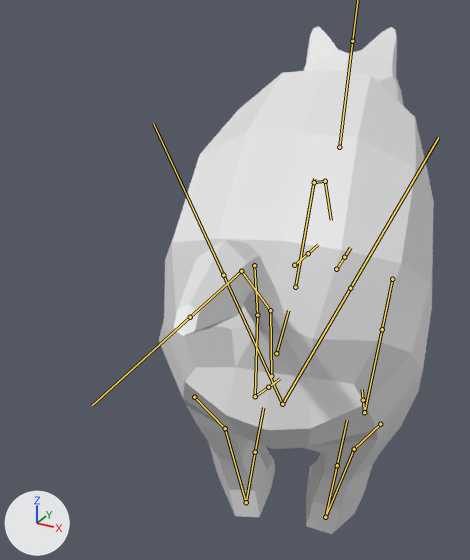
Two versions of the FBX model Assets/Models/Millie.fbx, one commit apart.
Rendered twice from a camera (50 mm lens) standing at (0.97, -2.32, 2.17) and looking at (-0.4, 0.16, 0.93). Arrows for +X, +Y and +Z are at lower left; the lights stay in place. Both versions are drawn at frame 1 of the action 'metarig|MillieAction'; the numbers are the values there. The bones that bend it are drawn over the model as lines.

The first picture shows 'Millie'.
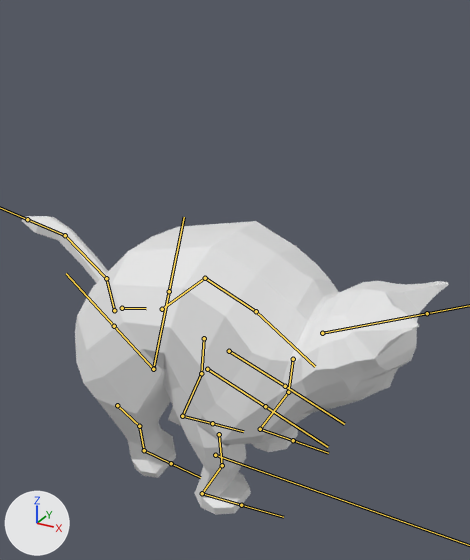
Location of each change, [x1, y1, x2, y2] in pixels of the pictures (470 x 560 px):
'Millie', posed (55% wider, 41% shorter): before [159, 26, 434, 534]; after [22, 216, 449, 514]
bone 'spine.004', root to tip: before (276, 353) to (288, 310); after (122, 308) to (146, 308)
bone 'spine.005', root to tip: before (295, 287) to (314, 178); after (162, 309) to (207, 276)
bone 'spine.006', root to tip: before (314, 182) to (325, 181); after (205, 278) to (256, 311)
bone 'spine.007', root to tip: before (325, 181) to (331, 220); after (256, 311) to (315, 366)
bone 'front_shin.L', root to tip: before (254, 265) to (257, 315); after (293, 359) to (288, 392)
bone 'front_toe.L', root to tip: before (255, 396) to (268, 387); after (260, 429) to (293, 440)
bone 'front_shin.R', root to tip: before (392, 279) to (382, 329); after (219, 434) to (222, 465)
bone 'front_toe.R', root to tip: before (364, 412) to (363, 400); after (202, 493) to (241, 505)
bone 'spine.009', root to tip: before (339, 147) to (352, 41); after (322, 333) to (427, 313)
bone 'breast.L', root to tip: before (294, 265) to (308, 253); after (229, 351) to (285, 386)
bone 'breast.R', root to tip: before (336, 269) to (344, 257); after (207, 369) to (265, 406)
bone 'pelvis.L', root to tip: before (282, 404) to (223, 275); after (153, 368) to (169, 291)
bone 'pelvis.R', root to tip: before (282, 404) to (350, 288); after (153, 369) to (114, 326)
bone 'shin.L', root to tip: before (194, 397) to (225, 428); after (204, 338) to (201, 373)
bone 'shin.R', root to tip: before (380, 424) to (354, 449); after (117, 405) to (139, 426)

The edits, one by one:
Bone 'spine.004' (bone_spine_004) moves from (-0.564, 1.467, -0.26) to (0.002, 0.433, 0.386).
Bone 'spine.004' (bone_spine_004) turns from (-8, -14, -107) to (-28, 0, 0) degrees about its own x, y and z.
Bone 'spine.004' (bone_spine_004) is rescaled from (1.0, 1.0, 1.0) to (1.0, 0.68, 0.66).
Bone 'spine.005' (bone_spine_005) turns from (-15, 0, 0) to (-18, 0, 0) degrees about its own x, y and z.
Bone 'spine.006' (bone_spine_006) turns from (61, 0, 0) to (73, 0, 0) degrees about its own x, y and z.
Bone 'spine.007' (bone_spine_007) turns from (49, 0, 0) to (37, 0, 0) degrees about its own x, y and z.
Bone 'front_shin.L' (bone_front_shin_l) moves from (-0.01, -0.232, -0.17) to (-0.017, -0.068, -0.209).
Bone 'front_shin.L' (bone_front_shin_l) turns from (-49, 7, 5) to (-50, 7, 5) degrees about its own x, y and z.
Bone 'front_toe.L' (bone_front_toe_l) turns from (0, 0, 0) to (20, 2, -1) degrees about its own x, y and z.
Bone 'front_shin.R' (bone_front_shin_r) moves from (0.01, -0.232, -0.17) to (0.017, -0.068, -0.209).
Bone 'front_shin.R' (bone_front_shin_r) turns from (-49, -7, -5) to (-50, -7, -5) degrees about its own x, y and z.
Bone 'front_toe.R' (bone_front_toe_r) turns from (0, 0, 0) to (20, -2, 1) degrees about its own x, y and z.
Bone 'spine.009' (bone_spine_009) moves from (0.0, 0.155, -0.389) to (-0.004, -0.032, -0.282).
Bone 'spine.009' (bone_spine_009) turns from (-58, 0, 0) to (-26, -1, 0) degrees about its own x, y and z.
Bone 'breast.L' (bone_breast_l) moves from (0.0, 0.067, 0.092) to (-0.003, -0.049, 0.189).
Bone 'breast.L' (bone_breast_l) turns from (4, 0, 0) to (13, 0, 0) degrees about its own x, y and z.
Bone 'breast.R' (bone_breast_r) moves from (0.0, 0.067, 0.092) to (0.003, -0.049, 0.189).
Bone 'breast.R' (bone_breast_r) turns from (4, 0, 0) to (13, 0, 0) degrees about its own x, y and z.
Bone 'pelvis.L' (bone_pelvis_l) moves from (-0.188, 0.088, 0.138) to (-0.175, -0.052, 0.063).
Bone 'pelvis.R' (bone_pelvis_r) moves from (0.188, 0.088, 0.138) to (0.175, -0.052, 0.063).
Bone 'shin.L' (bone_shin_l) moves from (-0.019, -0.239, 0.239) to (0.002, -0.107, 0.213).
Bone 'shin.L' (bone_shin_l) turns from (25, -14, 6) to (43, -18, 0) degrees about its own x, y and z.
Bone 'shin.R' (bone_shin_r) moves from (0.019, -0.239, 0.239) to (-0.002, -0.107, 0.213).
Bone 'shin.R' (bone_shin_r) turns from (25, 14, -6) to (43, 18, 0) degrees about its own x, y and z.
